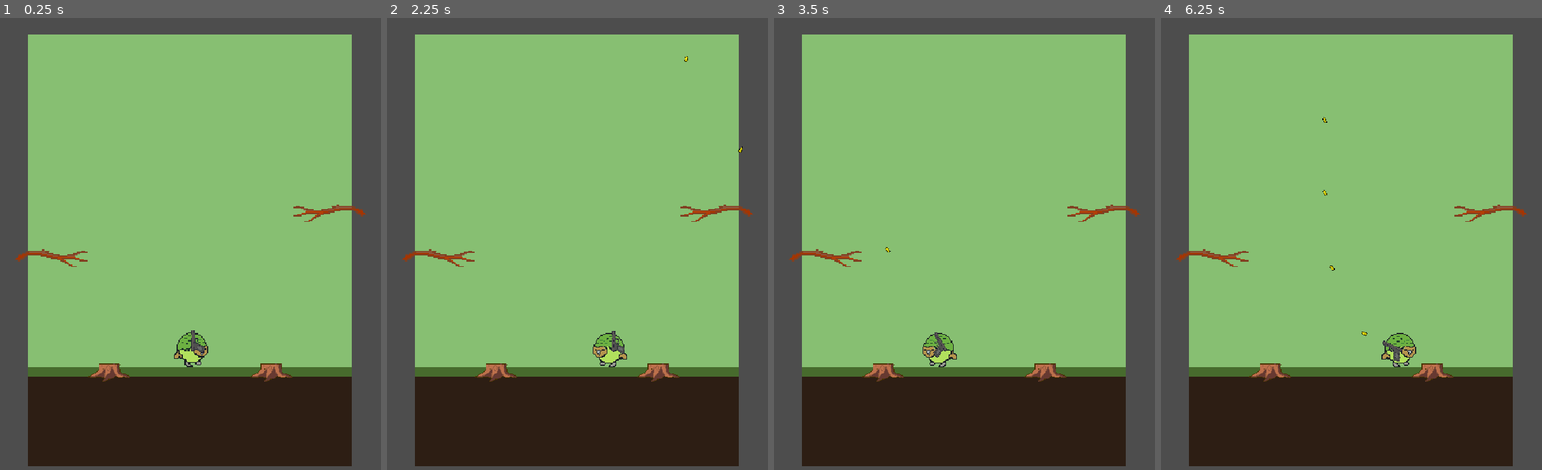
Above: before the commit, frames 1-4 (left to right).
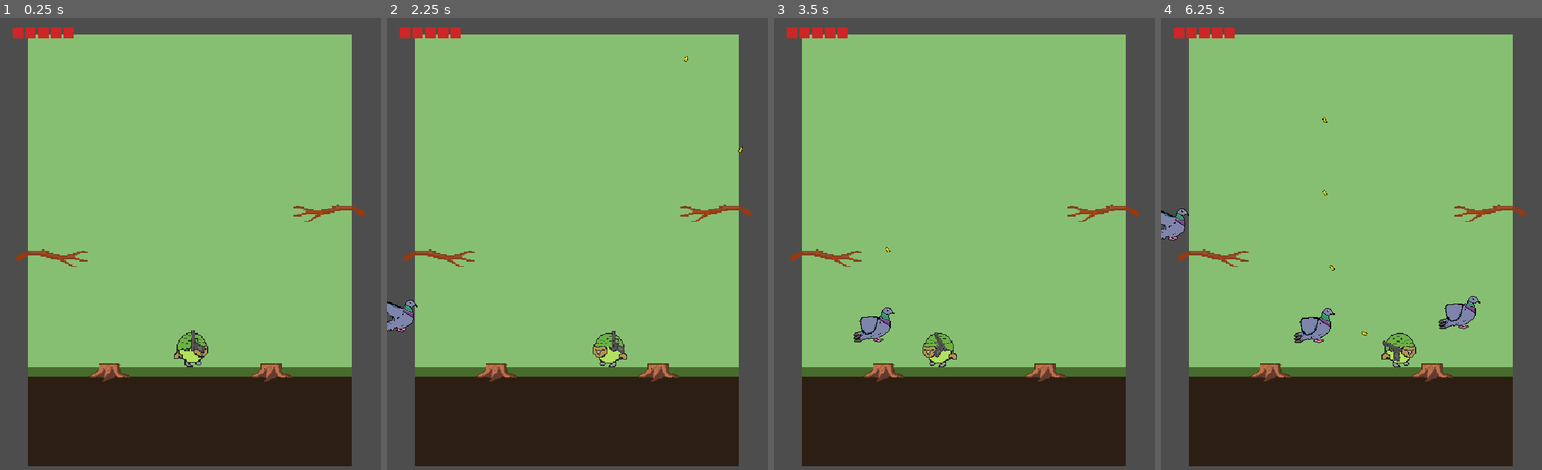
Above: after the commit, the same moments.

Repository: CCp0/Glockapo
Game: Godot game, scene res://scenes/arena.tscn
The game is run twice, just before and just after one commit, with the same random seed, the same clock (stepped at 60 frames per second) and the same inputs.
Inputs (mouse positions are in pixels of both pictures, inside the frame that each line leads up to):
- Up to frame 1 (0.25 s): no input
- Up to frame 2 (2.25 s): move the mouse to (661, 244) at 0.52 s; press the mouse at (661, 244) at 0.53 s; hold D (move_right) 0.53-1.25 s; tap W (move_up) at 0.77 s; release the mouse at (661, 244) at 1.25 s; drag from (501, 293) to (729, 162) at 1.27 s; move the mouse to (615, 158) at 2.02 s; press the mouse at (615, 158) at 2.03 s; hold A (move_left) from 2.03 s (still down)
- Up to frame 3 (3.5 s): release A (move_left) at 2.75 s; release the mouse at (1002, 158) at 2.75 s; drag from (945, 370) to (850, 194) at 2.77 s
- Up to frame 4 (6.25 s): move the mouse to (1465, 343) at 3.52 s; press the mouse at (1465, 343) at 3.53 s; hold D (move_right) 3.53-4.25 s; tap W (move_up) at 3.77 s; tap R (reload) at 4.15 s; release the mouse at (1465, 343) at 4.25 s; drag from (1237, 194) to (1294, 140) at 4.27 s; move the mouse to (1370, 266) at 5.02 s; press the mouse at (1370, 266) at 5.03 s; hold D (move_right) 5.03-5.75 s; release the mouse at (1370, 266) at 5.75 s; drag from (1294, 140) to (1275, 293) at 5.77 s

The runs differ from the first frame. In frame 1, 0.3% of the frame differs, in the area x 3-20%, y 2-5%; in frame 2, 0.7%; in frame 3, 0.8%; in frame 4, 1.6%, in the area x 0-84%, y 2-72%.

Commit message:
Added Pigeon Enemies, Game Over and HP

Diff:
--- a/autoloads/game_state.gd
+++ b/autoloads/game_state.gd
@@ -1,3 +1,29 @@
 extends Node
 
+signal hp_changed(new_value: int)
+signal died
+
+const MAX_HP := 5
+
 var current_biome: BiomeConfig = preload("res://resources/biomes/forest.tres")
+var hp: int = MAX_HP
+var birds_downed_this_wave: int = 0
+
+var _dead: bool = false
+
+
+func take_damage(amount: int) -> void:
+	if _dead:
+		return
+	hp = maxi(hp - amount, 0)
+	hp_changed.emit(hp)
+	if hp == 0:
+		_dead = true
+		died.emit()
+
+
+func reset() -> void:
+	hp = MAX_HP
+	birds_downed_this_wave = 0
+	_dead = false
+	hp_changed.emit(hp)
--- a/resources/biomes/forest.tres
+++ b/resources/biomes/forest.tres
@@ -3,6 +3,7 @@
 [ext_resource type="Script" uid="uid://dna6jaovth4ty" path="res://resources/biome_config.gd" id="1_script"]
 [ext_resource type="PackedScene" uid="uid://bt24l2jyflv0d" path="res://scenes/platforms/branch_platform.tscn" id="2_branch"]
 [ext_resource type="PackedScene" uid="uid://ra0jvltdnryx" path="res://scenes/platforms/stump_platform.tscn" id="3_stump"]
+[ext_resource type="PackedScene" uid="uid://ne28v2586mfdb" path="res://scenes/enemies/wood_pigeon.tscn" id="4_wood_pigeon"]
 
 [resource]
 script = ExtResource("1_script")
@@ -10,3 +11,4 @@
 display_name = "Forest"
 sky_color = Color(0.53, 0.75, 0.45, 1)
 platform_scenes = Array[PackedScene]([ExtResource("2_branch"), ExtResource("3_stump")])
+enemy_scene = ExtResource("4_wood_pigeon")
--- /dev/null
+++ b/resources/pigeon_sprite_frames.tres
@@ -0,0 +1,149 @@
+[gd_resource type="SpriteFrames" load_steps=22 format=3]
+
+[ext_resource type="Texture2D" uid="uid://ck5wmh46uew8b" path="res://assets/pigeon/PigeonSpriteFlight.png" id="1_fly_tex"]
+[ext_resource type="Texture2D" uid="uid://86h0bktw18dn" path="res://assets/pigeon/PigeonSpriteWalk.png" id="2_walk_tex"]
+[ext_resource type="Texture2D" uid="uid://bfumx8gfes256" path="res://assets/pigeon/PigeonSpriteVibes.png" id="3_vibes_tex"]
+
+[sub_resource type="AtlasTexture" id="AtlasTexture_fly_0"]
+atlas = ExtResource("1_fly_tex")
+region = Rect2(0, 0, 64, 64)
+
+[sub_resource type="AtlasTexture" id="AtlasTexture_fly_1"]
+atlas = ExtResource("1_fly_tex")
+region = Rect2(64, 0, 64, 64)
+
+[sub_resource type="AtlasTexture" id="AtlasTexture_fly_2"]
+atlas = ExtResource("1_fly_tex")
+region = Rect2(128, 0, 64, 64)
+
+[sub_resource type="AtlasTexture" id="AtlasTexture_fly_3"]
+atlas = ExtResource("1_fly_tex")
+region = Rect2(192, 0, 64, 64)
+
+[sub_resource type="AtlasTexture" id="AtlasTexture_fly_4"]
+atlas = ExtResource("1_fly_tex")
+region = Rect2(256, 0, 64, 64)
+
+[sub_resource type="AtlasTexture" id="AtlasTexture_fly_5"]
+atlas = ExtResource("1_fly_tex")
+region = Rect2(320, 0, 64, 64)
+
+[sub_resource type="AtlasTexture" id="AtlasTexture_fly_6"]
+atlas = ExtResource("1_fly_tex")
+region = Rect2(384, 0, 64, 64)
+
+[sub_resource type="AtlasTexture" id="AtlasTexture_fly_7"]
+atlas = ExtResource("1_fly_tex")
+region = Rect2(448, 0, 64, 64)
+
+[sub_resource type="AtlasTexture" id="AtlasTexture_fly_8"]
+atlas = ExtResource("1_fly_tex")
+region = Rect2(512, 0, 64, 64)
+
+[sub_resource type="AtlasTexture" id="AtlasTexture_walk_0"]
+atlas = ExtResource("2_walk_tex")
+region = Rect2(0, 0, 64, 64)
+
+[sub_resource type="AtlasTexture" id="AtlasTexture_walk_1"]
+atlas = ExtResource("2_walk_tex")
+region = Rect2(64, 0, 64, 64)
+
+[sub_resource type="AtlasTexture" id="AtlasTexture_walk_2"]
+atlas = ExtResource("2_walk_tex")
+region = Rect2(128, 0, 64, 64)
+
+[sub_resource type="AtlasTexture" id="AtlasTexture_walk_3"]
+atlas = ExtResource("2_walk_tex")
+region = Rect2(0, 64, 64, 64)
+
+[sub_resource type="AtlasTexture" id="AtlasTexture_walk_4"]
+atlas = ExtResource("2_walk_tex")
+region = Rect2(64, 64, 64, 64)
+
+[sub_resource type="AtlasTexture" id="AtlasTexture_walk_5"]
+atlas = ExtResource("2_walk_tex")
+region = Rect2(128, 64, 64, 64)
+
+[sub_resource type="AtlasTexture" id="AtlasTexture_vibes_0"]
+atlas = ExtResource("3_vibes_tex")
+region = Rect2(0, 0, 64, 64)
+
+[sub_resource type="AtlasTexture" id="AtlasTexture_vibes_1"]
+atlas = ExtResource("3_vibes_tex")
+region = Rect2(64, 0, 64, 64)
+
+[sub_resource type="AtlasTexture" id="AtlasTexture_vibes_2"]
+atlas = ExtResource("3_vibes_tex")
+region = Rect2(0, 64, 64, 64)
+
+[resource]
+animations = [{
+"frames": [{
+"duration": 1.0,
+"texture": SubResource("AtlasTexture_fly_0")
+}, {
+"duration": 1.0,
+"texture": SubResource("AtlasTexture_fly_1")
+}, {
+"duration": 1.0,
+"texture": SubResource("AtlasTexture_fly_2")
+}, {
+"duration": 1.0,
+"texture": SubResource("AtlasTexture_fly_3")
+}, {
+"duration": 1.0,
+"texture": SubResource("AtlasTexture_fly_4")
+}, {
+"duration": 1.0,
+"texture": SubResource("AtlasTexture_fly_5")
+}, {
+"duration": 1.0,
+"texture": SubResource("AtlasTexture_fly_6")
+}, {
+"duration": 1.0,
+"texture": SubResource("AtlasTexture_fly_7")
+}, {
+"duration": 1.0,
+"texture": SubResource("AtlasTexture_fly_8")
+}],
+"loop": true,
+"name": &"fly",
+"speed": 12.0
+}, {
+"frames": [{
+"duration": 1.0,
+"texture": SubResource("AtlasTexture_walk_0")
+}, {
+"duration": 1.0,
+"texture": SubResource("AtlasTexture_walk_1")
+}, {
+"duration": 1.0,
+"texture": SubResource("AtlasTexture_walk_2")
+}, {
+"duration": 1.0,
+"texture": SubResource("AtlasTexture_walk_3")
+}, {
+"duration": 1.0,
+"texture": SubResource("AtlasTexture_walk_4")
+}, {
+"duration": 1.0,
+"texture": SubResource("AtlasTexture_walk_5")
+}],
+"loop": true,
+"name": &"walk",
+"speed": 8.0
+}, {
+"frames": [{
+"duration": 1.0,
+"texture": SubResource("AtlasTexture_vibes_0")
+}, {
+"duration": 1.0,
+"texture": SubResource("AtlasTexture_vibes_1")
+}, {
+"duration": 1.0,
+"texture": SubResource("AtlasTexture_vibes_2")
+}],
+"loop": true,
+"name": &"vibes",
+"speed": 4.0
+}]
--- a/scenes/arena.tscn
+++ b/scenes/arena.tscn
@@ -4,6 +4,9 @@
 [ext_resource type="PackedScene" uid="uid://b1xxw2d3bybh7" path="res://scenes/kakapo.tscn" id="2_kakapo"]
 [ext_resource type="PackedScene" uid="uid://jsg1flrhtt2l" path="res://scenes/ui/virtual_joystick.tscn" id="3_joystick"]
 [ext_resource type="Script" path="res://scripts/touch_fire_button.gd" id="4_fire_button_script"]
+[ext_resource type="Script" path="res://scripts/enemy_spawner.gd" id="5_enemy_spawner_script"]
+[ext_resource type="Script" path="res://scripts/health_hud.gd" id="6_health_hud_script"]
+[ext_resource type="PackedScene" uid="uid://b5mi2hry9te3i" path="res://scenes/ui/game_over_screen.tscn" id="7_game_over"]
 
 [sub_resource type="RectangleShape2D" id="RectangleShape2D_ground"]
 size = Vector2(720, 220)
@@ -32,11 +35,23 @@
 [node name="Kakapo" parent="." instance=ExtResource("2_kakapo")]
 position = Vector2(360, 650)
 
+[node name="EnemySpawner" type="Node2D" parent="."]
+script = ExtResource("5_enemy_spawner_script")
+
 [node name="MainCamera" type="Camera2D" parent="."]
 position = Vector2(360, 520)
 zoom = Vector2(0.85, 0.85)
 
+[node name="GameOverScreen" parent="." instance=ExtResource("7_game_over")]
+
 [node name="HUD" type="CanvasLayer" parent="."]
+
+[node name="HealthHUD" type="HBoxContainer" parent="HUD"]
+script = ExtResource("6_health_hud_script")
+offset_left = 24.0
+offset_top = 24.0
+offset_right = 200.0
+offset_bottom = 44.0
 
 [node name="VirtualJoystick" parent="HUD" instance=ExtResource("3_joystick")]
 layout_mode = 3
--- /dev/null
+++ b/scenes/enemies/wood_pigeon.tscn
@@ -0,0 +1,24 @@
+[gd_scene load_steps=4 format=3 uid="uid://ne28v2586mfdb"]
+
+[ext_resource type="Script" path="res://scripts/enemy_base.gd" id="1_enemy_script"]
+[ext_resource type="SpriteFrames" path="res://resources/pigeon_sprite_frames.tres" id="2_pigeon_frames"]
+
+[sub_resource type="CircleShape2D" id="CircleShape2D_pigeon"]
+radius = 28.0
+
+[node name="WoodPigeon" type="Area2D"]
+collision_layer = 16
+collision_mask = 4
+scale = Vector2(1.7, 1.7)
+script = ExtResource("1_enemy_script")
+speed = 160.0
+health = 2
+contact_damage = 1
+
+[node name="AnimatedSprite2D" type="AnimatedSprite2D" parent="."]
+sprite_frames = ExtResource("2_pigeon_frames")
+animation = &"fly"
+autoplay = "fly"
+
+[node name="CollisionShape2D" type="CollisionShape2D" parent="."]
+shape = SubResource("CircleShape2D_pigeon")
--- /dev/null
+++ b/scenes/ui/game_over_screen.tscn
@@ -0,0 +1,34 @@
+[gd_scene format=3 uid="uid://b5mi2hr0ate3i"]
+
+[ext_resource type="Script" path="res://scripts/game_over_screen.gd" id="1_game_over_script"]
+
+[node name="GameOverScreen" type="CanvasLayer"]
+script = ExtResource("1_game_over_script")
+
+[node name="Dim" type="ColorRect" parent="."]
+anchor_right = 1.0
+anchor_bottom = 1.0
+color = Color(0, 0, 0, 0.6)
+
+[node name="Label" type="Label" parent="."]
+anchor_left = 0.5
+anchor_top = 0.5
+anchor_right = 0.5
+anchor_bottom = 0.5
+offset_left = -100.0
+offset_top = -80.0
+offset_right = 100.0
+offset_bottom = -40.0
+text = "GAME OVER"
+horizontal_alignment = 1
+
+[node name="RestartButton" type="Button" parent="."]
+anchor_left = 0.5
+anchor_top = 0.5
+anchor_right = 0.5
+anchor_bottom = 0.5
+offset_left = -60.0
+offset_top = 0.0
+offset_right = 60.0
+offset_bottom = 40.0
+text = "Restart"
--- a/scripts/bullet.gd
+++ b/scripts/bullet.gd
@@ -10,6 +10,13 @@
 
 func _ready() -> void:
 	rotation = direction.angle()
+	area_entered.connect(_on_area_entered)
+
+
+func _on_area_entered(area: Area2D) -> void:
+	if area.has_method("take_damage"):
+		area.take_damage(1)
+	queue_free()
 
 
 func _physics_process(delta: float) -> void:
--- /dev/null
+++ b/scripts/enemy_base.gd
@@ -0,0 +1,56 @@
+extends Area2D
+class_name EnemyBase
+
+enum MovementPattern { STRAIGHT, SINE_DRIFT }
+
+const SINE_AMPLITUDE := 40.0
+const SINE_FREQUENCY := 1.5
+const OFFSCREEN_MARGIN := 100.0
+
+@export var speed: float = 140.0
+@export var health: int = 2
+@export var contact_damage: int = 1
+@export var movement_pattern: MovementPattern = MovementPattern.STRAIGHT
+
+var velocity: Vector2 = Vector2.ZERO
+
+var _time_alive: float = 0.0
+var _base_y: float = 0.0
+
+@onready var _sprite: AnimatedSprite2D = $AnimatedSprite2D
+
+
+func _ready() -> void:
+	_base_y = position.y
+	body_entered.connect(_on_body_entered)
+	# Art faces left at rest; mirror it to face whichever way it's flying.
+	_sprite.flip_h = velocity.x > 0.0
+
+
+func _physics_process(delta: float) -> void:
+	_time_alive += delta
+	position.x += velocity.x * delta
+
+	if movement_pattern == MovementPattern.SINE_DRIFT:
+		position.y = _base_y + sin(_time_alive * SINE_FREQUENCY) * SINE_AMPLITUDE
+	else:
+		position.y += velocity.y * delta
+
+	if position.x < -OFFSCREEN_MARGIN or position.x > get_viewport_rect().size.x + OFFSCREEN_MARGIN:
+		queue_free()
+
+
+func take_damage(amount: int) -> void:
+	health -= amount
+	if health <= 0:
+		_die()
+
+
+func _die() -> void:
+	GameState.birds_downed_this_wave += 1
+	queue_free()
+
+
+func _on_body_entered(body: Node2D) -> void:
+	if body.has_method("take_contact_damage"):
+		body.take_contact_damage(contact_damage)
--- /dev/null
+++ b/scripts/enemy_spawner.gd
@@ -0,0 +1,31 @@
+extends Node2D
+
+@export var spawn_interval: float = 2.0
+@export var min_y: float = 150.0
+@export var max_y: float = 650.0
+
+var _time_since_spawn: float = 0.0
+
+
+func _process(delta: float) -> void:
+	_time_since_spawn += delta
+	if _time_since_spawn >= spawn_interval:
+		_time_since_spawn = 0.0
+		_spawn_enemy()
+
+
+func _spawn_enemy() -> void:
+	var enemy_scene: PackedScene = GameState.current_biome.enemy_scene
+	if enemy_scene == null:
+		return
+
+	var enemy := enemy_scene.instantiate() as EnemyBase
+	var from_left: bool = randf() < 0.5
+	var viewport_width: float = get_viewport_rect().size.x
+
+	enemy.position = Vector2(-80.0 if from_left else viewport_width + 80.0, randf_range(min_y, max_y))
+	var direction: float = 1.0 if from_left else -1.0
+	enemy.velocity = Vector2(direction * enemy.speed, 0.0)
+	enemy.movement_pattern = EnemyBase.MovementPattern.SINE_DRIFT if randf() < 0.5 else EnemyBase.MovementPattern.STRAIGHT
+
+	get_parent().add_child(enemy)
--- /dev/null
+++ b/scripts/game_over_screen.gd
@@ -0,0 +1,18 @@
+extends CanvasLayer
+
+@onready var restart_button: Button = $RestartButton
+
+
+func _ready() -> void:
+	visible = false
+	GameState.died.connect(_on_died)
+	restart_button.pressed.connect(_on_restart_pressed)
+
+
+func _on_died() -> void:
+	visible = true
+
+
+func _on_restart_pressed() -> void:
+	GameState.reset()
+	get_tree().reload_current_scene()
--- /dev/null
+++ b/scripts/health_hud.gd
@@ -0,0 +1,22 @@
+extends HBoxContainer
+
+const PIP_SIZE := Vector2(20, 20)
+const PIP_COLOR := Color(0.8, 0.15, 0.15)
+const PIP_EMPTY_COLOR := Color(0.3, 0.3, 0.3, 0.5)
+
+var _pips: Array[ColorRect] = []
+
+
+func _ready() -> void:
+	for i in GameState.MAX_HP:
+		var pip := ColorRect.new()
+		pip.custom_minimum_size = PIP_SIZE
+		add_child(pip)
+		_pips.append(pip)
+	GameState.hp_changed.connect(_on_hp_changed)
+	_on_hp_changed(GameState.hp)
+
+
+func _on_hp_changed(new_value: int) -> void:
+	for i in _pips.size():
+		_pips[i].color = PIP_COLOR if i < new_value else PIP_EMPTY_COLOR
--- a/scripts/kakapo.gd
+++ b/scripts/kakapo.gd
@@ -29,3 +29,7 @@
 
 func _on_glock_fired(recoil_impulse: Vector2) -> void:
 	velocity += recoil_impulse
+
+
+func take_contact_damage(amount: int) -> void:
+	GameState.take_damage(amount)
Binary file added: assets/pigeon/PigeonSpriteFlight.png
Not shown, added: assets/pigeon/PigeonSpriteFlight.png.import
Binary file added: assets/pigeon/PigeonSpriteVibes.png
Not shown, added: assets/pigeon/PigeonSpriteVibes.png.import
Binary file added: assets/pigeon/PigeonSpriteWalk.png
Not shown, added: assets/pigeon/PigeonSpriteWalk.png.import
Not shown, added: scripts/enemy_base.gd.uid
Not shown, added: scripts/enemy_spawner.gd.uid
Not shown, added: scripts/game_over_screen.gd.uid
Not shown, added: scripts/health_hud.gd.uid
